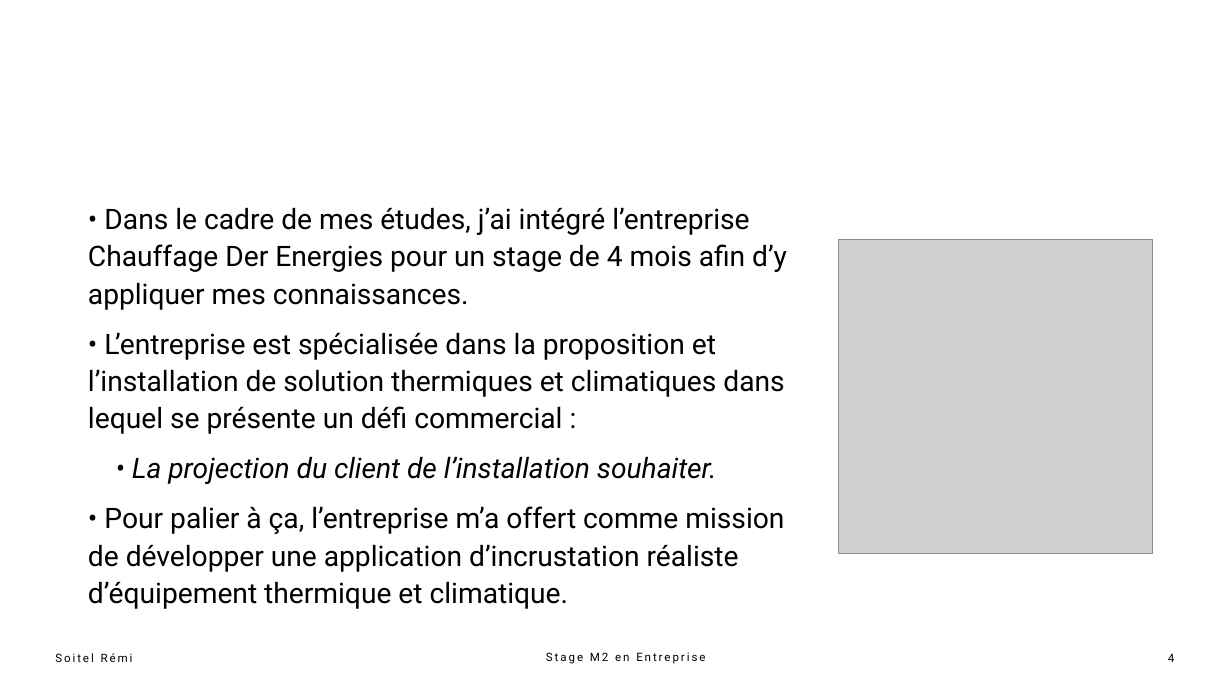
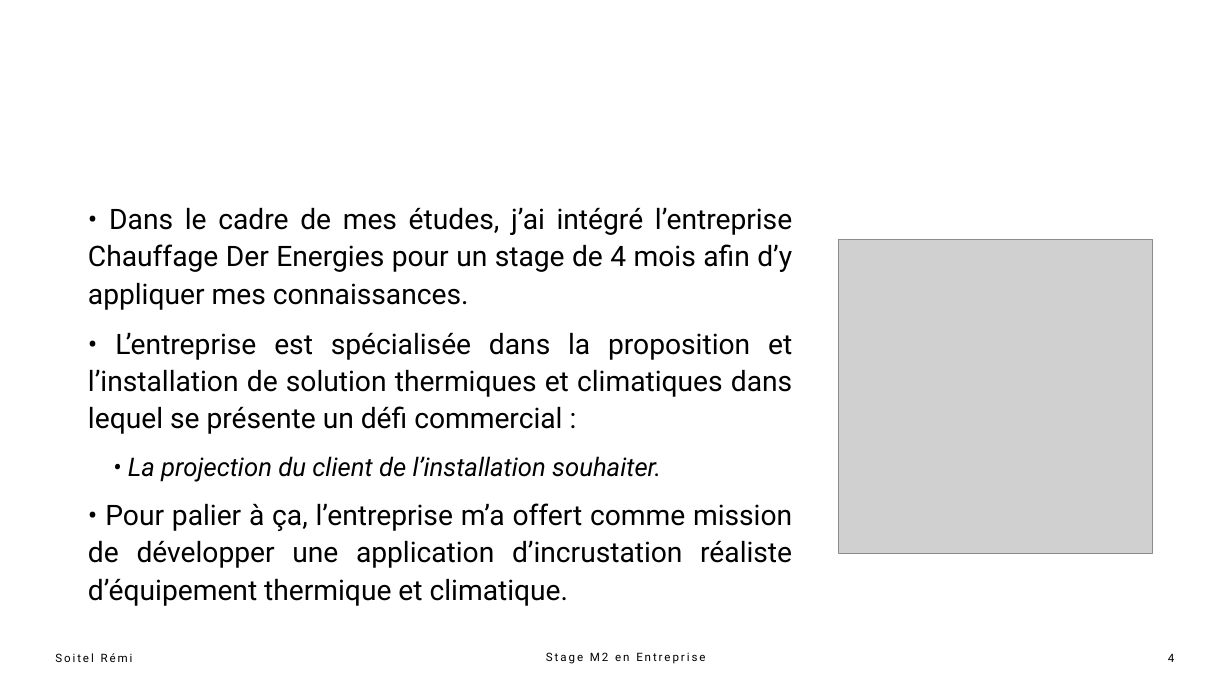
Before and after one commit to UnderBattle/projet_stage_m2, a slide deck: slide 4 of presentation_stage_m2_soitel_remi.pptx. Drawn at 1232x693 pixels with LibreOffice and Linux fonts; fonts in the diff are those of the drawing; grey boxes stand for pictures. Boxes give left, top, right and bottom in pixels: in the first picture for what was removed or moved away, otherwise in the second. Text is boxed around its words. In the diff, an @@ line names an element or a change of style, - is before the commit and + after.

Commit message:
Powerpoint et rapport fini + nouvel architecture de l'application

```diff
--- a/presentation_stage_m2_soitel_remi.pptx
+++ b/presentation_stage_m2_soitel_remi.pptx
@@ text "• Dans le cadre de ..." at (88,207,792,606): size 22 to 20 pt in "• La projection du client de l’installation ..."; alignment left to justified @@
```
Also in this commit, not shown: 4 other slides changed, 14 slides added, 3 slides removed, 7 other files.
